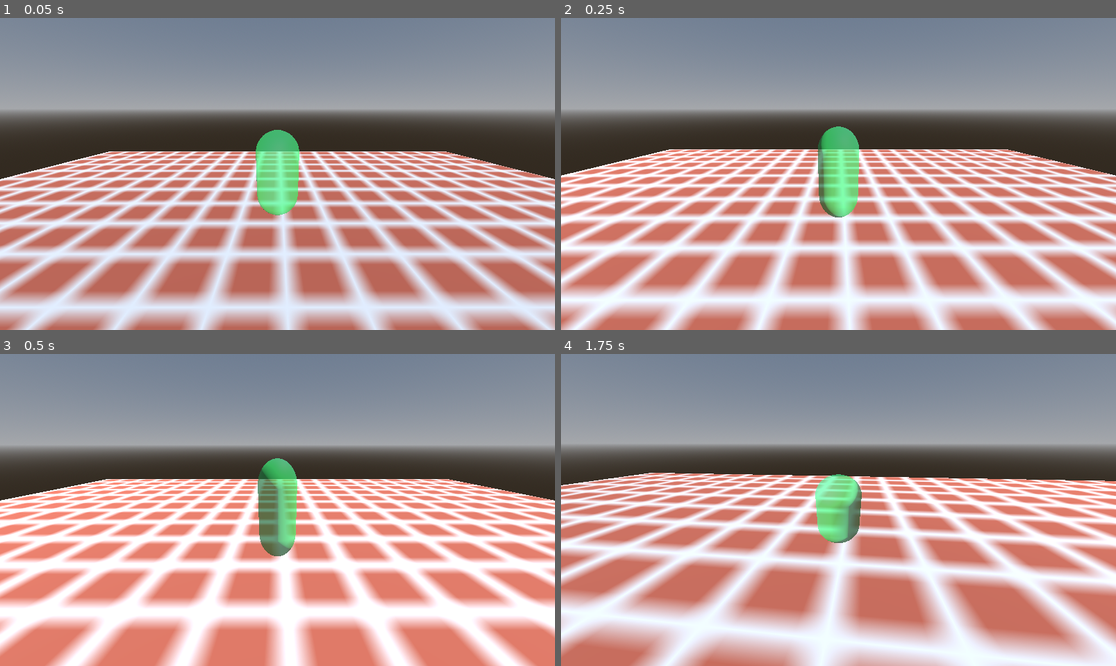
Above: before the commit, frames 1-4 (two rows, left to right).
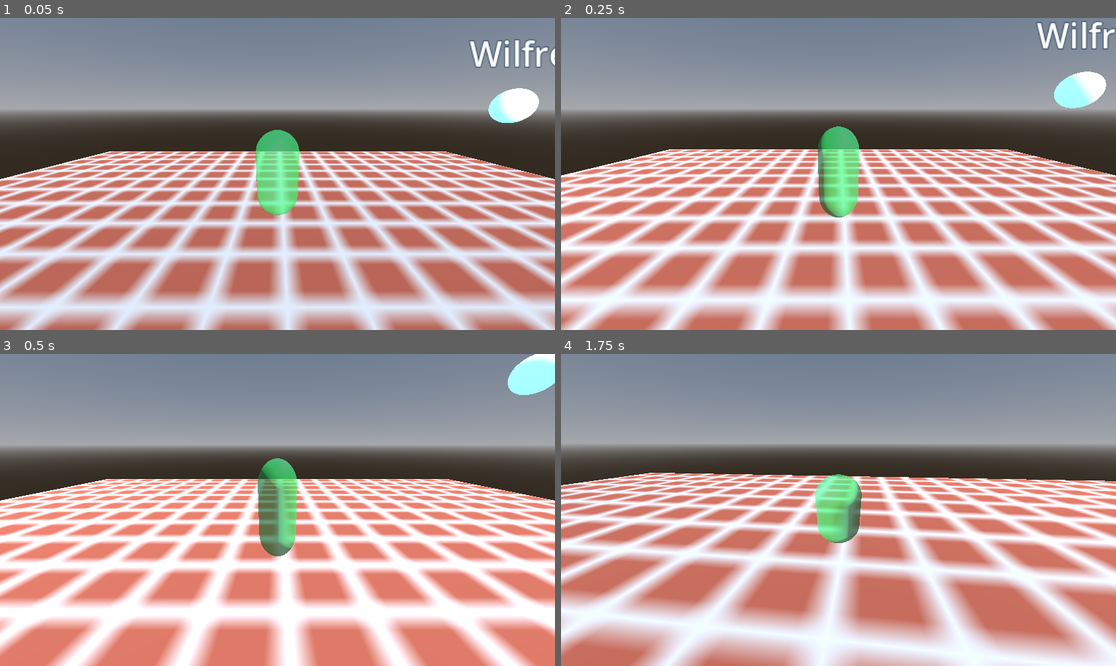
Above: after the commit, the same moments.

Repository: FrankTheSenate/what-are-we-building
Game: Godot game, scene res://Level.tscn
The game is run twice, just before and just after one commit, with the same random seed, the same clock (stepped at 60 frames per second) and the same inputs.
Inputs (mouse positions are in pixels of both pictures, inside the frame that each line leads up to):
- Up to frame 1 (0.05 s): no input
- Up to frame 2 (0.25 s): no input
- Up to frame 3 (0.5 s): no input
- Up to frame 4 (1.75 s): move the mouse to (866, 510) at 0.52 s; hold W (Forward) from 0.53 s (still down); tap E (Interact) at 0.6, 1.35 s; tap Space (Jump) at 0.77, 1.52 s; move the mouse to (810, 510) at 1.27 s

The runs differ from the first frame. In frame 1, 1.4% of the frame differs, in the area x 84-100%, y 6-34%; in frame 2, 1.4%, in the area x 85-100%, y 0-29%; in frame 3, 0.9%; in frame 4, nothing differs.

Commit message:
refactor: global registry type beat

Diff:
--- a/Level.tscn
+++ b/Level.tscn
@@ -7,6 +7,7 @@
 [ext_resource type="PackedScene" uid="uid://orb_follower_scene" path="res://OrbFollower.tscn" id="5_orb"]
 [ext_resource type="PackedScene" uid="uid://goblin_placeholder_scene" path="res://Goblin.tscn" id="6_goblin"]
 [ext_resource type="Script" path="res://powerup_spawner.gd" id="7_powerups"]
+[ext_resource type="Script" path="res://level_bootstrap.gd" id="8_bootstrap"]
 
 [sub_resource type="Image" id="Image_wkftn"]
 data = {
@@ -60,23 +61,19 @@
 [node name="CollisionShape3D" type="CollisionShape3D" parent="Floor"]
 shape = SubResource("BoxShape3D_floor")
 
-[node name="Node3D" parent="." instance=ExtResource("1_bexhn")]
-transform = Transform3D(1, 0, 0, 0, 1, 0, 0, 0, 1, 0, 4.587867, 0)
-
-[node name="OrbBuddy" parent="." instance=ExtResource("5_orb")]
-target_path = NodePath("../Node3D")
-
-[node name="Goblin" parent="." instance=ExtResource("6_goblin")]
-transform = Transform3D(1, 0, 0, 0, 1, 0, 0, 0, 1, 4, 0.45, 4)
-target_path = NodePath("../Node3D")
-
-[node name="PowerupSpawner" type="Node3D" parent="."]
-script = ExtResource("7_powerups")
-player_path = NodePath("../Node3D")
-spawn_interval = 8.0
-spawn_radius = 20.0
-min_spawn_radius = 6.0
-max_powerups = 5
+[node name="Bootstrap" type="Node3D" parent="."]
+script = ExtResource("8_bootstrap")
+player_scene = ExtResource("1_bexhn")
+orb_scene = ExtResource("5_orb")
+goblin_scene = ExtResource("6_goblin")
+spawn_player_at = Vector3(0, 4.587867, 0)
+orb_offset = Vector3(5, 1.5, 0)
+goblin_spawn = Vector3(4, 0.45, 4)
+spawn_powerups = true
+powerup_spawn_interval = 8.0
+powerup_spawn_radius = 20.0
+powerup_min_spawn_radius = 6.0
+powerup_max = 5
 
 [node name="AdvanceTrigger" type="Area3D" parent="."]
 transform = Transform3D(1, 0, 0, 0, 1, 0, 0, 0, 1, 0, 0.75, 20)
--- /dev/null
+++ b/global_registry.gd
@@ -0,0 +1,37 @@
+extends Node
+
+var _nodes: Dictionary = {}
+
+
+func _ready() -> void:
+	if get_tree().has_signal("current_scene_changed"):
+		get_tree().connect("current_scene_changed", Callable(self, "_on_scene_changed"))
+
+func register_node(name: String, node: Node) -> void:
+	if name == "" or node == null:
+		return
+	var weak: WeakRef = weakref(node)
+	_nodes[name] = weak
+
+
+func unregister_node(name: String) -> void:
+	if name == "":
+		return
+	_nodes.erase(name)
+
+
+func get_node_ref(name: String) -> Node:
+	if name == "":
+		return null
+	if not _nodes.has(name):
+		return null
+	var ref: WeakRef = _nodes[name]
+	var obj: Object = ref.get_ref()
+	if obj == null or not is_instance_valid(obj):
+		_nodes.erase(name)
+		return null
+	return obj
+
+
+func _on_scene_changed(_node: Node) -> void:
+	_nodes.clear()
--- /dev/null
+++ b/level_bootstrap.gd
@@ -0,0 +1,90 @@
+extends Node3D
+
+@export var player_scene: PackedScene = preload("res://PlayerChar.tscn")
+@export var orb_scene: PackedScene = preload("res://OrbFollower.tscn")
+@export var goblin_scene: PackedScene = preload("res://Goblin.tscn")
+@export var spawn_player_at: Vector3 = Vector3(0.0, 4.587867, 0.0)
+@export var orb_offset: Vector3 = Vector3(5.0, 1.5, 0.0)
+@export var goblin_spawn: Vector3 = Vector3(4.0, 0.45, 4.0)
+@export var spawn_powerups := true
+@export var powerup_spawn_interval := 8.0
+@export var powerup_spawn_radius := 20.0
+@export var powerup_min_spawn_radius := 6.0
+@export var powerup_max := 5
+
+var _registry: Node = null
+
+func _ready() -> void:
+	_registry = get_node_or_null("/root/Registry")
+	var player := _spawn_player()
+	var orb := _spawn_orb(player)
+	var goblin := _spawn_goblin(player)
+	if spawn_powerups:
+		_spawn_powerups(player)
+	_register("player", player)
+	_register("orb", orb)
+	_register("goblin", goblin)
+
+
+func _spawn_player() -> Node:
+	if player_scene == null:
+		return null
+	var player := player_scene.instantiate()
+	add_child(player)
+	if player is Node3D:
+		player.transform.origin = spawn_player_at
+	return player
+
+
+func _spawn_orb(player: Node) -> Node:
+	if orb_scene == null:
+		return null
+	var orb := orb_scene.instantiate()
+	add_child(orb)
+	if orb is Node3D:
+		var start := spawn_player_at + orb_offset
+		orb.transform.origin = start
+	if player and orb.has_method("set"):
+		if orb.has_method("set_target"):
+			orb.call("set_target", player)
+		elif orb.has_method("set_target_path") and orb is Node3D:
+			var path := orb.get_path_to(player)
+			orb.call("set_target_path", path)
+		else:
+			var path := orb.get_path_to(player)
+			orb.set("target_path", path)
+	return orb
+
+
+func _spawn_goblin(player: Node) -> Node:
+	if goblin_scene == null:
+		return null
+	var goblin := goblin_scene.instantiate()
+	add_child(goblin)
+	if goblin is Node3D:
+		goblin.transform.origin = goblin_spawn
+	if player and goblin.has_method("set"):
+		var path := goblin.get_path_to(player) if goblin is Node3D else NodePath("")
+		if goblin.has_method("set_target_path"):
+			goblin.call("set_target_path", path)
+		else:
+			goblin.set("target_path", path)
+	return goblin
+
+
+func _spawn_powerups(player: Node) -> void:
+	var spawner := Node3D.new()
+	spawner.set_script(load("res://powerup_spawner.gd"))
+	spawner.set("spawn_interval", powerup_spawn_interval)
+	spawner.set("spawn_radius", powerup_spawn_radius)
+	spawner.set("min_spawn_radius", powerup_min_spawn_radius)
+	spawner.set("max_powerups", powerup_max)
+	if spawner.has_method("set_player"):
+		spawner.call("set_player", player)
+	add_child(spawner)
+	_register("powerup_spawner", spawner)
+
+
+func _register(name: String, node: Node) -> void:
+	if _registry and _registry.has_method("register_node"):
+		_registry.call("register_node", name, node)
--- a/powerup_spawner.gd
+++ b/powerup_spawner.gd
@@ -18,7 +18,16 @@
 
 @onready var _player: Node = get_node_or_null(player_path)
 
+func set_player(player: Node) -> void:
+	_player = player
+
 func _ready() -> void:
+	if _player == null:
+		var reg := get_node_or_null("/root/Registry")
+		if reg and reg.has_method("get_node_ref"):
+			var reg_player: Node = reg.get_node_ref("player")
+			if reg_player:
+				_player = reg_player
 	_rng.randomize()
 	_definitions = _build_definitions()
 
--- a/project.godot
+++ b/project.godot
@@ -14,6 +14,9 @@
 run/main_scene="res://Level.tscn"
 config/features=PackedStringArray("4.5", "Forward Plus")
 config/icon="res://icon.svg"
+
+[autoload]
+Registry="*res://global_registry.gd"
 
 [input]
 
Not shown: 1 places in Level.tscn that only renumber resources
Not shown, added: global_registry.gd.uid
Not shown, added: level_bootstrap.gd.uid
